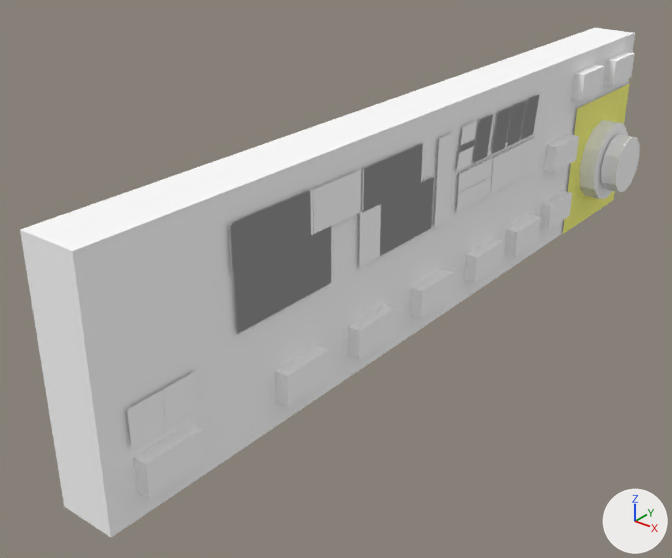
The Blender file dev/blender/instruments/kap140-fg1000.blend, before and after one commit.
Camera for both pictures: a 50 mm camera at (-0.2812, -0.0901, -0.1111) aimed at (-0.377, 0.0297, -0.1854). Arrows for +X, +Y and +Z are at lower right; the lights stay in place.

The first picture shows 'alt-arm-ann', 'ap-ann', 'ap-btn', 'base', 'gs-ann', 'gs-arm-ann', 'hdg-ann', 'hdg-btn', 'knob-inner', 'knob-left', 'knob-outer', 'rev-arm-ann'.
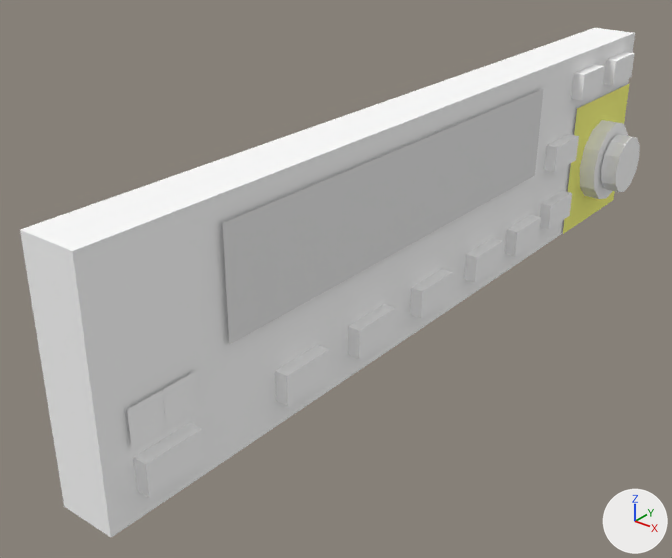
Pixel boxes (x1, y1, x2, y2) of what changed, in the pictures (672 x 558 px):
'glass_panel', shown
    after: (222, 89, 543, 345)
'rev-arm-ann', unchanged, covered by the edit
    before: (234, 226, 331, 334)
'alt-arm-ann', unchanged, covered by the edit
    before: (359, 177, 434, 267)
'ap-ann', unchanged, covered by the edit
    before: (313, 170, 361, 234)
'hdg-ann', unchanged, covered by the edit
    before: (229, 191, 309, 274)

What changed in the scene script:
```text
Change ob_glass_panel:
    remove ob_glass_panel.hide_viewport = True
```
